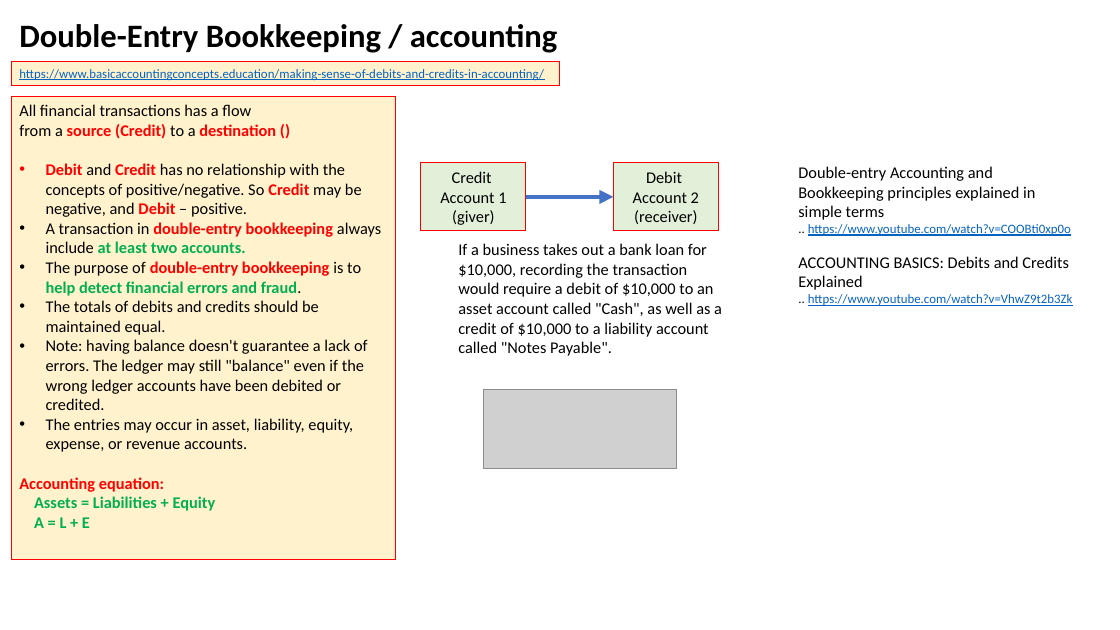
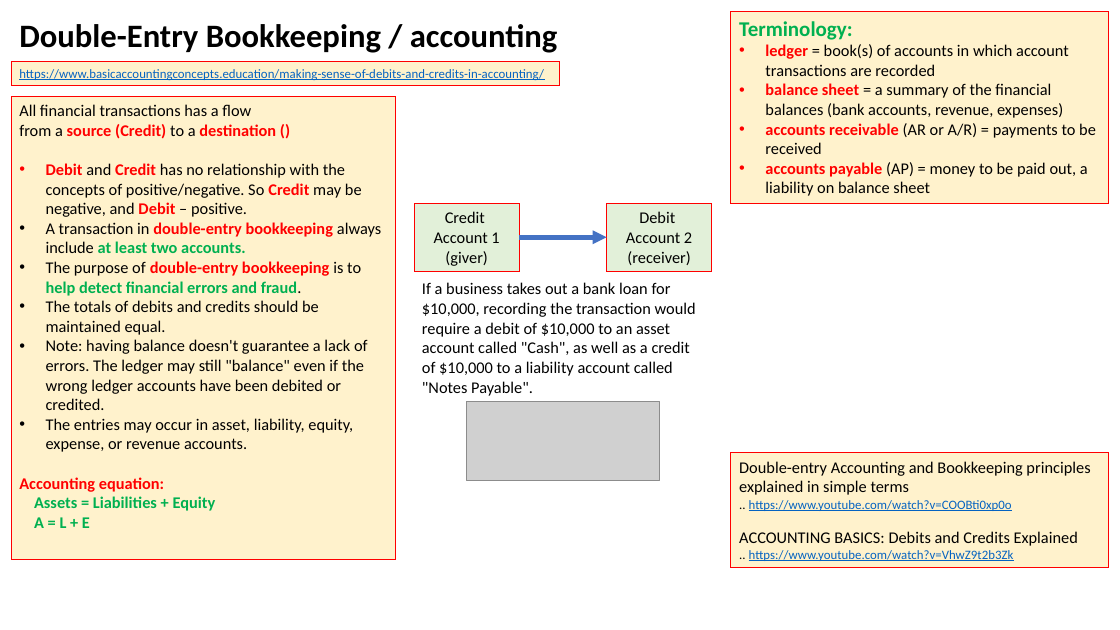
Before and after one commit to lselector/misc_life, a slide deck: slide 2 of accounting.pptx. Drawn at 1120x630 pixels with LibreOffice and Linux fonts; fonts in the diff are those of the drawing; grey boxes stand for pictures. Boxes give left, top, right and bottom in pixels: in the first picture for what was removed or moved away, otherwise in the second. Text is boxed around its words. In the diff, an @@ line names an element or a change of style, - is before the commit and + after.

```diff
--- a/accounting.pptx
+++ b/accounting.pptx
@@ rectangle added at box(731, 11, 1109, 203), fill #FFF2CC, outline #FF0000 0.75 pt, 14 pt, text #000000 @@
+Terminology:
+• ledger = book(s) of accounts in which account transactions are recorded
+• balance sheet = a summary of the financial balances (bank accounts, revenue, expenses)
+• accounts receivable (AR or A/R) = payments to be received
+• accounts payable (AP) = money to be paid out, a liability on balance sheet
@@ 2 rectangles, 1 arrow: place and size @@
-2 rectangles, 1 arrow at box(421, 163, 718, 231)
+2 rectangles, 1 arrow at box(414, 203, 712, 271)
@@ text "If a business takes out ..." rewrapped from box(458, 243, 722, 356) to box(422, 282, 696, 396) @@
@@ picture: place and size @@
-picture at box(483, 389, 676, 468)
+picture at box(466, 402, 660, 481)
@@ rectangle "Double-entry Accounting and Bookkeeping principles ...": place and size @@
-rectangle "Double-entry Accounting and Bookkeeping principles ..." at box(798, 166, 1073, 306)
+rectangle "Double-entry Accounting and Bookkeeping principles ..." at box(731, 453, 1109, 567)
@@ rectangle "Double-entry Accounting and Bookkeeping principles ..." at box(731, 453, 1109, 567): fill none to #FFF2CC; outline none to #FF0000 0.75 pt @@
```
Also in this commit, not shown: 1 other slide changed, 1 slide added, 2 other files.
